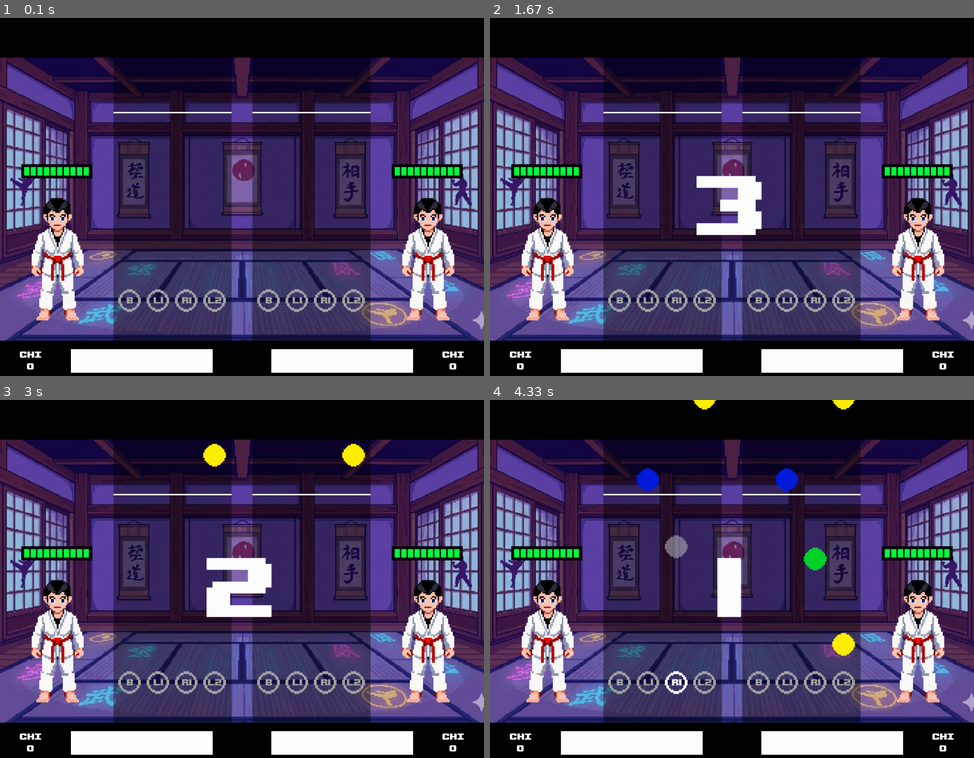
Above: before the commit, frames 1-4 (two rows, left to right).
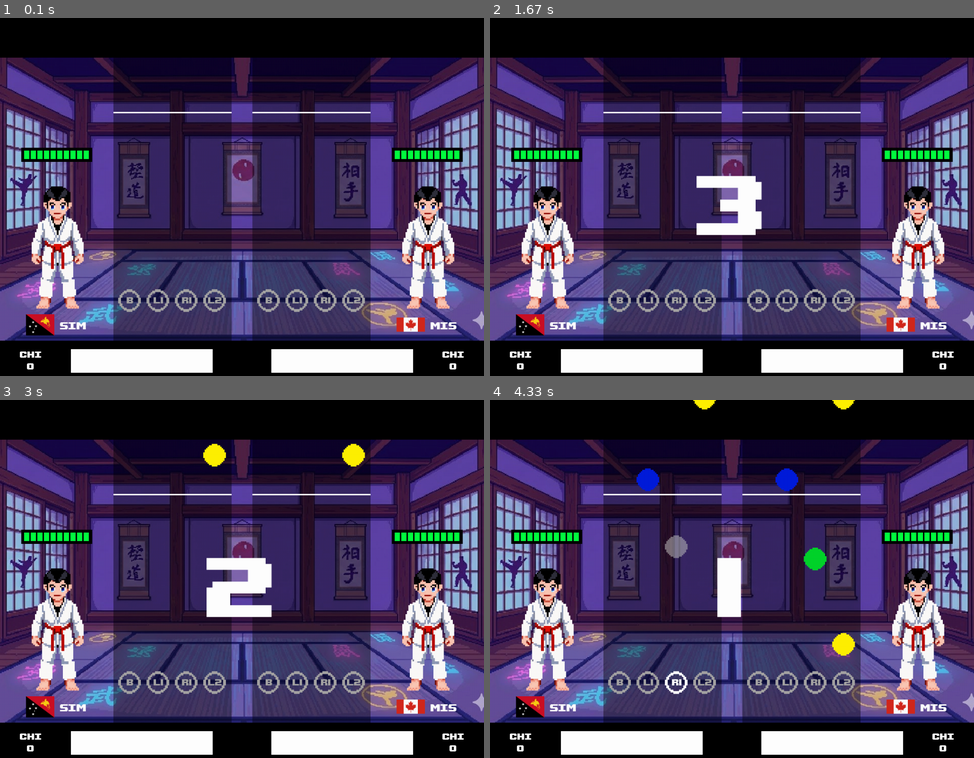
Above: after the commit, the same moments.

Repository: Supersllol/JeuArcade
Game: pygame game, started from AA_olympe.py
Same seed, same stepped clock (60 frames per second), same inputs: the game is played once before the commit and once after it.
Inputs:
- Up to frame 1 (0.1 s): no input
- Up to frame 2 (1.67 s): hold Right 0.33-0.8 s
- Up to frame 3 (3 s): tap K at 1.83 s; hold Left 2.17-2.7 s
- Up to frame 4 (4.33 s): tap K at 3.5 s; hold Right from 4.23 s (still down)

The runs differ from the first frame. In frame 1, 7.4% of the frame differs, in the area x 4-96%, y 36-89%; in frame 2, 7.4%; in frame 3, 7.4%; in frame 4, 7.4%.

Commit message:
pays et noms de joueurs

Diff:
--- a/AA/AA_game/healthBar.py
+++ b/AA/AA_game/healthBar.py
@@ -5,9 +5,9 @@
 
 class HealthBar:
 
-    def __init__(self, playerID: int, playerHalf: pygame.Surface):
+    def __init__(self, playerID: int, spriteSurface: pygame.Surface):
         self._playerID = playerID
-        self._playerHalf = playerHalf
+        self._spriteSurface = spriteSurface
 
         self._bar = pygame.Surface((150, 30), pygame.SRCALPHA)
 
@@ -46,8 +46,10 @@
         pygame.draw.rect(self._bar, (0, 0, 0), (0, 0, bar_width, bar_height),
                          2)
 
-    def update(self, health: int, spriteMidTop: tuple[int, int]):
+    def update(self, health: int):
         self._drawHealthBars(health)
 
-        misc.placeSurfaceInHalf(self._playerID, self._bar, self._playerHalf,
-                                (spriteMidTop[0], spriteMidTop[1] - 40))
+        self._spriteSurface.blit(
+            self._bar,
+            self._bar.get_rect(midtop=(self._spriteSurface.get_width() / 2,
+                                       0)))
--- a/AA/AA_game/noteSheet.py
+++ b/AA/AA_game/noteSheet.py
@@ -13,7 +13,6 @@
 }
 
 hittableYCoord = settings.NOTE_HIT_HEIGHT - settings.NOTE_RADIUS + settings.TIME_NOTE_HITTABLE * settings.NOTE_SPEED
-print(hittableYCoord)
 
 
 class DeactivatedNote:
--- a/AA/AA_game/player.py
+++ b/AA/AA_game/player.py
@@ -8,7 +8,7 @@
 
     def __init__(self,
                  name: str,
-                 country: countries.CountryFlags,
+                 country: countries.CountryOptions,
                  playerID: int,
                  mainApp: pygame.Surface,
                  cpu: bool = False):
@@ -28,7 +28,7 @@
 
         self._noteSheet = noteSheet.NoteSheet(playerID, self._playerHalf)
         self._chiBar = chiBar.ChiBar(playerID, self._playerHalf)
-        self._sprite = sprite.Sprite(playerID, self._playerHalf)
+        self._sprite = sprite.Sprite(playerID, name, country, self._playerHalf)
 
     @property
     def chi(self):
@@ -48,7 +48,6 @@
         self._trackSection = newSection
 
     def _registerNoteHit(self, hitType: score.HitType):
-        print(hitType)
         self.chi += score.hitChiScore[hitType]
 
     def _userHitNote(self, btnPressed: inputManager.ButtonInputs,
@@ -75,8 +74,8 @@
 
             for note in lane.activeNotes:
                 if score.getHitType(musicElapsedTime - note.timingTimestamp,
-                                    False) == score.HitType.Miss:
-                    self._registerNoteHit(score.HitType.Miss)
+                                    False) == score.HitType.Manqué:
+                    self._registerNoteHit(score.HitType.Manqué)
                     self._noteSheet.deactivateNote(lane.activeNotes.pop(0),
                                                    lane.laneID, True)
                 calculatedYPos = settings.NOTE_HIT_HEIGHT - (
--- a/AA/AA_game/sprite.py
+++ b/AA/AA_game/sprite.py
@@ -1,7 +1,7 @@
 from __future__ import annotations
 import pygame, os
 from enum import Enum
-from AA.AA_utils import misc, settings
+from AA.AA_utils import misc, settings, countries, fontManager
 from AA.AA_game import healthBar
 
 
@@ -18,20 +18,44 @@
 
 class Sprite:
 
-    def __init__(self, playerID: int, playerHalf: pygame.Surface):
+    def __init__(self, playerID: int, name: str,
+                 country: countries.CountryOptions,
+                 playerHalf: pygame.Surface):
         self._playerID = playerID
         self._playerHalf = playerHalf
-        self._midtop = (120, 350)
+        self._characterMidtop = (120, 275)
 
-        self._healthBar = healthBar.HealthBar(playerID, self._playerHalf)
-
-        self._sprite = pygame.transform.scale(
+        self._character = pygame.transform.scale(
             pygame.image.load(
                 os.path.join(settings.PARENT_PATH, "AA_images/P0-face.png")),
-            (300, 300))
+            settings.SPRITE_SIZE)
+
+        self._spriteSurface = pygame.Surface(
+            (settings.SPRITE_SIZE[0] + 100, settings.SPRITE_SIZE[1] + 100),
+            pygame.SRCALPHA)
+
+        self._country = countries.getCountryFlagSurface(country)
+        self._name = fontManager.upheaval(name, 30, (255, 255, 255))
+
+        self._healthBar = healthBar.HealthBar(playerID, self._spriteSurface)
 
     def update(self, health: int):
-        self._healthBar.update(health, self._midtop)
+        self._spriteSurface.fill((0, 0, 0, 0))
+        self._healthBar.update(health)
+        self._spriteSurface.blit(
+            self._character,
+            self._character.get_rect(midtop=(self._spriteSurface.get_width() /
+                                             2, 50)))
+        self._spriteSurface.blit(
+            self._country,
+            self._country.get_rect(
+                center=(self._spriteSurface.get_width() / 2 - 35,
+                        self._spriteSurface.get_height() - 25)))
+        self._spriteSurface.blit(
+            self._name,
+            self._name.get_rect(
+                center=(self._spriteSurface.get_width() / 2 + 35,
+                        self._spriteSurface.get_height() - 25)))
 
-        misc.placeSurfaceInHalf(self._playerID, self._sprite, self._playerHalf,
-                                self._midtop)
+        misc.placeSurfaceInHalf(self._playerID, self._spriteSurface,
+                                self._playerHalf, self._characterMidtop)
--- a/AA/AA_utils/countries.py
+++ b/AA/AA_utils/countries.py
@@ -1,16 +1,23 @@
 from __future__ import annotations
 
-from enum import Enum
+from enum import Enum, auto
 import pygame, os, random
-# from AA_utils import settings
+from AA.AA_utils import settings, misc
 
 
-class CountryFlags(Enum):
-    Canada = "AA_images/Canada.png"
-    Québec = "AA_images/Québec.png"
+class CountryOptions(Enum):
+    CAN = "AA_images/CAN.png"
+    QBC = "AA_images/QBC.png"
+    TAN = "AA_images/TAN.png"
+    PNG = "AA_images/PNG.png"
     USA = "AA_images/USA.png"
 
 
-def getRandomCPUCountry(playerCountry: CountryFlags) -> CountryFlags:
-    options = [c for c in CountryFlags if c != playerCountry]
+def getRandomCPUCountry(playerCountry: CountryOptions) -> CountryOptions:
+    options = [c for c in CountryOptions if c != playerCountry]
     return random.choice(options)
+
+
+def getCountryFlagSurface(country: CountryOptions):
+    img = pygame.image.load(os.path.join(settings.PARENT_PATH, country.value))
+    return misc.rescaleSurface(img, (settings.FLAG_WIDTH, None))
--- a/AA/AA_utils/misc.py
+++ b/AA/AA_utils/misc.py
@@ -82,3 +82,17 @@
     blit_x = int(center[0] - radius)
     blit_y = int(center[1] - radius)
     surface.blit(pixelated, (blit_x, blit_y))
+
+
+def rescaleSurface(surface: pygame.Surface, fixedCoords: tuple[None | float,
+                                                               None | float]):
+    width, height = surface.get_width(), surface.get_height()
+    desiredWidth, desiredHeight = fixedCoords
+    originalRatio = width / height
+    if desiredWidth:
+        return pygame.transform.smoothscale(
+            surface, (desiredWidth, desiredWidth / originalRatio))
+    if desiredHeight:
+        return pygame.transform.smoothscale(
+            surface, (desiredHeight, desiredHeight * originalRatio))
+    return pygame.Surface((0, 0))
--- a/AA/AA_utils/score.py
+++ b/AA/AA_utils/score.py
@@ -2,27 +2,27 @@
 
 
 class HitType(Enum):
-    Marvelous = auto()
-    Perfect = auto()
-    Great = auto()
-    Good = auto()
-    Miss = auto()
+    Merveilleux = auto()
+    Parfait = auto()
+    Bien = auto()
+    Bon = auto()
+    Manqué = auto()
 
 
 hitChiScore = {
-    HitType.Marvelous: 500,
-    HitType.Perfect: 400,
-    HitType.Great: 200,
-    HitType.Good: 100,
-    HitType.Miss: -250
+    HitType.Merveilleux: 500,
+    HitType.Parfait: 400,
+    HitType.Bien: 200,
+    HitType.Bon: 0,
+    HitType.Manqué: -250
 }
 
 hitTimeOffsets = {
-    0.02: HitType.Marvelous,
-    0.04: HitType.Perfect,
-    0.08: HitType.Great,
-    0.15: HitType.Good,
-    0.2: HitType.Miss
+    0.02: HitType.Merveilleux,
+    0.04: HitType.Parfait,
+    0.08: HitType.Bien,
+    0.15: HitType.Bon,
+    0.2: HitType.Manqué
 }
 
 
@@ -32,4 +32,4 @@
         if beatOffset < thresholdTime:
             return hitTimeOffsets[thresholdTime]
 
-    return HitType.Miss
+    return HitType.Manqué
--- a/AA/AA_utils/settings.py
+++ b/AA/AA_utils/settings.py
@@ -6,6 +6,8 @@
 WINDOW_SIZE = (1024, 768)
 
 PARENT_PATH = os.path.dirname(os.path.dirname(os.path.abspath(__file__)))
+
+SPRITE_SIZE = (300, 300)
 
 NOTE_SPEED = 300  # px/s
 NOTE_HIT_HEIGHT = 600
@@ -17,3 +19,5 @@
 GAME_START_DELAY = 1.5
 
 NOTE_INDICATOR_TIME_ACTIVE = 0.15
+
+FLAG_WIDTH = 60
--- a/AA_olympe.py
+++ b/AA_olympe.py
@@ -28,8 +28,8 @@
 
     # currentScene = introScene.IntroScene(mainApp, input)
     # currentScene = homeScene.HomeScene(mainApp, input, music)
-    player0 = player.Player("SIM", countries.CountryFlags.Québec, 0, mainApp)
-    player1 = player.Player("MIS", countries.CountryFlags.Canada, 1, mainApp)
+    player0 = player.Player("SIM", countries.CountryOptions.PNG, 0, mainApp)
+    player1 = player.Player("MIS", countries.CountryOptions.CAN, 1, mainApp)
     currentScene = gameScene.GameScene(mainApp, input, music,
                                        musicTrack.GameTracks.SEMI_CHARMED_LIFE,
                                        (player0, player1))
Binary file added: AA/AA_images/CAN.png
Binary file added: AA/AA_images/PNG.png
Binary file added: AA/AA_images/QBC.png
Binary file added: AA/AA_images/TAN.png
Binary file added: AA/AA_images/USA.png
Binary file added: AA/AA_images/USA_special.png
